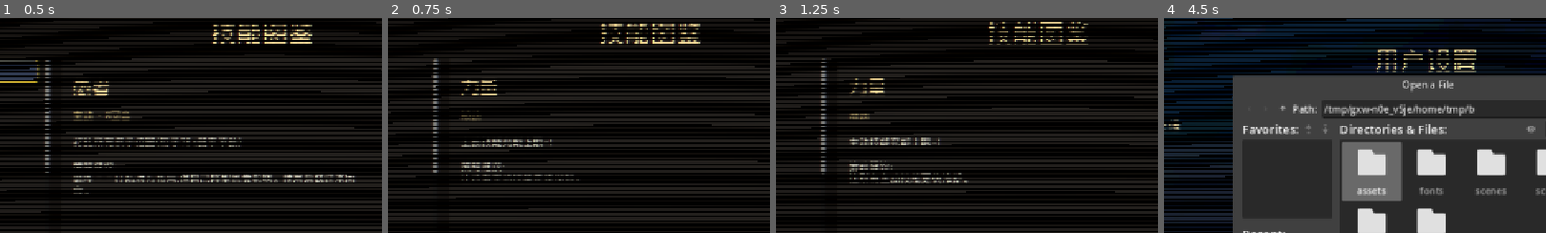
Above: before the commit, frames 1-4 (left to right).
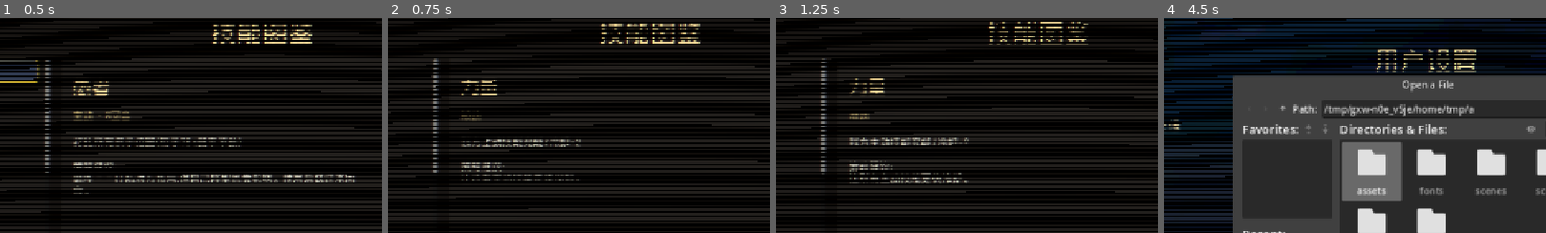
Above: after the commit, the same moments.

Repository: Lurongshika/ChessGame
Game: Godot game, scene res://scenes/manual.tscn
The game is run twice, just before and just after one commit, with the same random seed, the same clock (stepped at 60 frames per second) and the same inputs. This scene is started directly instead of the project's main scene.
Inputs (mouse positions are % of the whole screen's width and height, from its top left):
- Up to frame 1 (0.5 s): no input
- Up to frame 2 (0.75 s): click "力量" at 0.5 s
- Up to frame 3 (1.25 s): no input
- Up to frame 4 (4.5 s): click "返回菜单" at 1.25 s; click "人机对战" at 2 s; click (97, 94) at 2.77 s; click (54, 65) at 3.52 s; type "12" at 3.6 s; click "上传头像" at 4.25 s
The pictures show only the part of the screen within x 15-65%, y 2-52%; the shares and areas given below are measured in that part.

Frame 1 is identical in both runs. In frame 2, 0.5% of the frame differs, in the area x 19-51%, y 56-60%; in frame 3, 0.6%, in the area x 19-51%, y 55-60%; in frame 4, less than 0.1%.

Commit message:
平衡:力量正位冷却-2,力量逆位敌方技能冷却+2(双人/四人)

Diff:
--- a/scripts/game.gd
+++ b/scripts/game.gd
@@ -764,10 +764,13 @@
 	var cd := _skill_cd_value(perk_id)
 	if cd <= 0:
 		return
-	if perks4[side].has("liliang2"):
-		cd = maxi(cd - roundi(cd / 4.0), 0)  # 力量逆位:充能上限-1/4(四舍五入)
-	elif perks4[side].has("liliang"):
-		cd = maxi(cd - 1, 0)
+	if perks4[side].has("liliang"):
+		cd = maxi(cd - 2, 0)  # 力量:我方主动技能冷却-2
+	# 力量逆位:任意其他方有此技能时,该方技能冷却+2
+	for es in 4:
+		if es != side and perks4[es].has("liliang2"):
+			cd += 2
+			break
 	if cd > 0:
 		skill_cd4[side][perk_id] = cd
 
@@ -4207,10 +4210,11 @@
 	var cd := _skill_cd_value(perk_id)
 	if cd <= 0:
 		return
-	if perks_of(side).has("liliang2"):
-		cd = maxi(cd - roundi(cd / 4.0), 0)  # 力量逆位:充能上限-1/4(四舍五入)
-	elif perks_of(side).has("liliang"):
-		cd = maxi(cd - 1, 0)  # 力量:主动技能充能上限-1
+	if perks_of(side).has("liliang"):
+		cd = maxi(cd - 2, 0)  # 力量:我方主动技能冷却-2
+	# 力量逆位:敌方技能冷却+2(敌方有力量逆位时)
+	if 1 - side >= 0 and perks_of(1 - side).has("liliang2"):
+		cd += 2
 	if cd > 0:
 		skill_cd[side][perk_id] = cd
 
--- a/scripts/perks.gd
+++ b/scripts/perks.gd
@@ -17,7 +17,7 @@
 	{"id": "zhengyi", "name": "正义", "tip": "被动 · 马强化", "desc": "马不会被别马腿,可跳过阻挡,可跳至另一马所能落位", "cat": "棋子"},
 	{"id": "yinzhe", "name": "隐者", "tip": "主动 · 4回合", "desc": "下回合移动的子隐身一回合,隐身子无法攻击", "cat": "全局"},
 	{"id": "mingyun", "name": "命运之轮", "tip": "主动 · 4回合", "desc": "该回合可额外移动一次(不能连续动同一子)", "cat": "全局"},
-	{"id": "liliang", "name": "力量", "tip": "被动", "desc": "主动技能充能上限-1", "cat": "全局"},
+	{"id": "liliang", "name": "力量", "tip": "被动", "desc": "我方主动技能充能/冷却-2", "cat": "全局"},
 	{"id": "diaodiao", "name": "倒吊人", "tip": "主动 · 2回合", "desc": "获得对方一枚棋子控制权一回合(下回合生效)", "cat": "全局"},
 	{"id": "siwang", "name": "死亡", "tip": "主动 · 被吃充能2", "desc": "摧毁敌我各一枚指定的同类型子", "cat": "全局"},
 	{"id": "jiezhi", "name": "节制", "tip": "主动", "desc": "跳过该回合,下回合己方追加一额外回合", "cat": "全局"},
@@ -43,7 +43,7 @@
 	{"id": "zhengyi2", "name": "正义·逆位", "tip": "主动 · 2回合", "desc": "炮吃子变为隔两子,使用技能后在隔一二子间切换", "cat": "棋子"},
 	{"id": "yinzhe2", "name": "隐者·逆位", "tip": "主动 · 12回合", "desc": "我方所有子进入隐身;每回合每子10%概率破隐,移动后立刻破隐", "cat": "全局"},
 	{"id": "mingyun2", "name": "命运之轮·逆位", "tip": "主动 · 6回合", "desc": "随机两子进入协同状态(不消耗步数)", "cat": "全局"},
-	{"id": "liliang2", "name": "力量·逆位", "tip": "被动", "desc": "主动技能充能上限-1/4(四舍五入)", "cat": "全局"},
+	{"id": "liliang2", "name": "力量·逆位", "tip": "被动", "desc": "所有敌方技能充能/冷却+2", "cat": "全局"},
 	{"id": "diaodiao2", "name": "倒吊人·逆位", "tip": "主动 · 9回合", "desc": "使用后跳过本回合,下回合起获得所有对方棋子控制权持续三回合(每子每回合限移一次,不能吃子)", "cat": "全局"},
 	{"id": "siwang2", "name": "死亡·逆位", "tip": "主动 · 被吃充能2", "desc": "摧毁敌我各随机一子(将帅除外),己方有50%概率免疫摧毁", "cat": "全局"},
 	{"id": "jiezhi2", "name": "节制·逆位", "tip": "主动", "desc": "这回合追加一次行动,跳过下回合", "cat": "全局"},
--- a/tests/test_net_sync.gd
+++ b/tests/test_net_sync.gd
@@ -602,6 +602,42 @@
 	_check(scene.board[5][5] != null and scene.board[5][5]["type"] == R.Type.CANNON, "指令(四人):place 放置炮")
 	scene.four_mode = false
 
+	# --- 力量:我方主动技能冷却-2;力量逆位:敌方技能冷却+2 ---
+	scene.net_role = "host"
+	scene.phase = scene.Phase.PLAY
+	scene.board = R.make_board()
+	scene.turn = R.Side.RED
+	scene.actions_left = 1
+	scene.skill_cd = {0: {}, 1: {}}
+	# 力量正位:红方有,女祭司冷却3-2=1
+	scene.perks_red = {"liliang": true}
+	scene.perks_black = {}
+	scene._apply_skill_cd("nvjisi", R.Side.RED)
+	_check(scene.skill_cd[R.Side.RED].get("nvjisi", -1) == 1, "力量:我方主动技能冷却-2(3→1)")
+	# 力量逆位:黑方有,红方释放女祭司冷却3+2=5
+	scene.skill_cd = {0: {}, 1: {}}
+	scene.perks_red = {}
+	scene.perks_black = {"liliang2": true}
+	scene._apply_skill_cd("nvjisi", R.Side.RED)
+	_check(scene.skill_cd[R.Side.RED].get("nvjisi", -1) == 5, "力量逆位:敌方技能冷却+2(3→5)")
+	# 四人:力量逆位任意其他方
+	scene.four_mode = true
+	scene.board = R.make_board4()
+	scene.perks4 = {0: {"liliang": true}, 1: {}, 2: {"liliang2": true}, 3: {}}
+	scene.skill_cd4 = {0: {}, 1: {}, 2: {}, 3: {}}
+	scene._apply_skill_cd4("nvjisi", 1)  # 蓝方(1)释放,绿方(2)有力量逆位 → cd +2
+	_check(scene.skill_cd4[1].get("nvjisi", -1) == 5, "四人:力量逆位使敌方冷却+2(3→5)")
+	# 单独验证红方力量正位(清掉其它影响):红方(0)有力量正位,-2
+	scene.skill_cd4 = {0: {}, 1: {}, 2: {}, 3: {}}
+	scene._apply_skill_cd4("nvjisi", 0)  # 红方(0)也有力量正位,但绿方(2)力量逆位仍 +2 → 3-2+2=3
+	_check(scene.skill_cd4[0].get("nvjisi", -1) == 3, "四人:力量正位-2与逆位+2叠加(3→3)")
+	# 无逆位干扰的力量正位
+	scene.perks4 = {0: {"liliang": true}, 1: {}, 2: {}, 3: {}}
+	scene.skill_cd4 = {0: {}, 1: {}, 2: {}, 3: {}}
+	scene._apply_skill_cd4("nvjisi", 0)
+	_check(scene.skill_cd4[0].get("nvjisi", -1) == 1, "四人:力量正位使己方冷却-2(3→1)")
+	scene.four_mode = false
+
 	await _test_tab_completion()
 
 	if _failures == 0:
